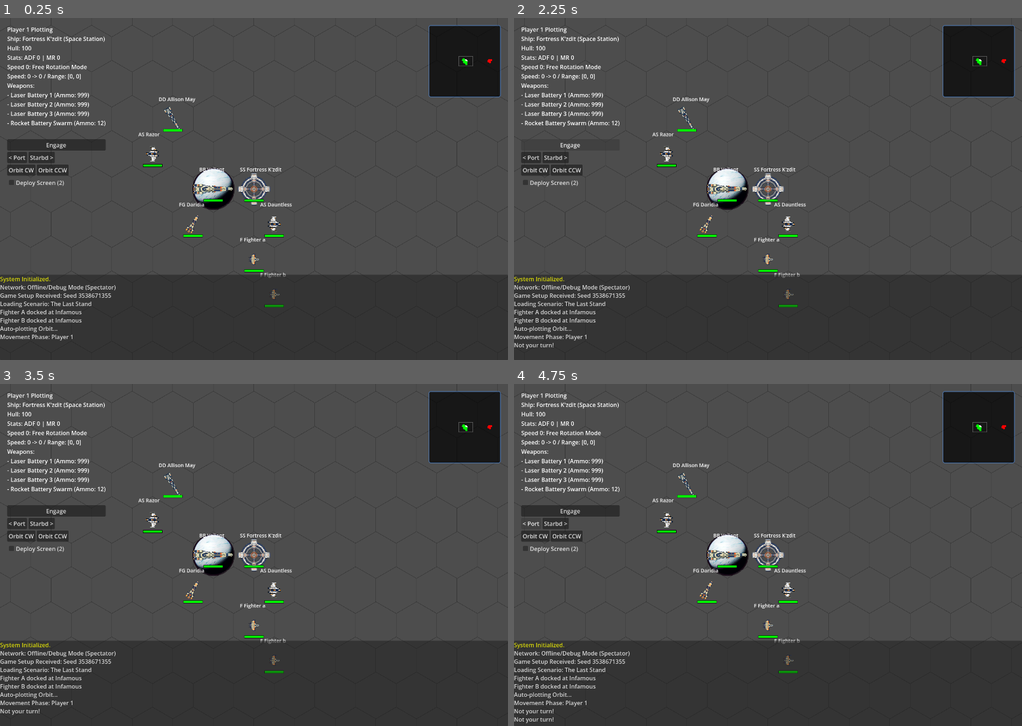
Above: before the commit, frames 1-4 (two rows, left to right).
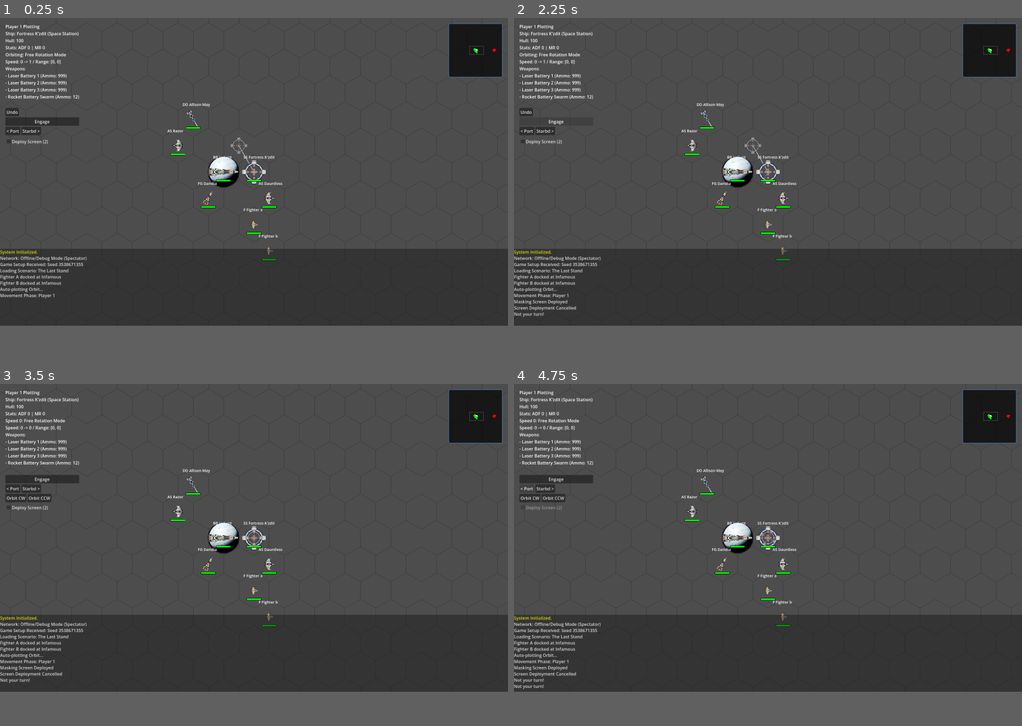
Above: after the commit, the same moments.

Repository: jjeffers/sf-kh-simulator
Game: Godot game, scene res://Scenes/Main.tscn
Same seed, same stepped clock (60 frames per second), same inputs: the game is played once before the commit and once after it. This scene is started directly instead of the project's main scene.
Inputs (mouse positions are in pixels of both pictures, inside the frame that each line leads up to):
- Up to frame 1 (0.25 s): no input
- Up to frame 2 (2.25 s): click "Deploy Screen (2)" at 0.5 s; click "Deploy Screen (2)" (after the commit: "Deploy Screen (1)") at 1.25 s; click "Engage" at 2 s
- Up to frame 3 (3.5 s): click (10, 490) at 2.75 s, where only the run after the commit has a clickable "Undo"
- Up to frame 4 (4.75 s): click "Engage" at 3.5 s; click "< Port" at 4.25 s
The window is 800x539 before the commit and 800x485 after it. Grey fills any space a smaller window leaves; there, only what the larger window draws over its background counts as a difference.

The runs differ from the first frame. In frame 1, 15% of the frame differs, in the area x 0-100%, y 1-95%; in frame 2, 15%; in frame 3, 16%, in the area x 0-100%, y 1-97%; in frame 4, 16%.

Commit message:
Fix docked ship movement, station orbit init, and remove duplicate func

Diff:
--- a/Scripts/Combat.gd
+++ b/Scripts/Combat.gd
@@ -85,12 +85,21 @@
 
 	return max(0, chance)
 
-# Returns true if hit
-static func roll_for_hit(dist: int, weapon: Dictionary = {}, target: Ship = null, is_head_on: bool = false, icm_count: int = 0, source: Ship = null) -> bool:
+# Returns result dict: {success: bool, chance: int, roll: int}
+static func get_hit_roll_details(dist: int, weapon: Dictionary = {}, target: Ship = null, is_head_on: bool = false, icm_count: int = 0, source: Ship = null) -> Dictionary:
 	var chance = calculate_hit_chance(dist, weapon, target, is_head_on, icm_count, source)
 	var roll = randi() % 100 + 1 # 1-100
 	print("Combat Roll: Distance %d, Chance %d%%, Rolled %d" % [dist, chance, roll])
-	return roll <= chance
+	return {
+		"success": roll <= chance,
+		"chance": chance,
+		"roll": roll
+	}
+
+# Returns true if hit (Legacy wrapper)
+static func roll_for_hit(dist: int, weapon: Dictionary = {}, target: Ship = null, is_head_on: bool = false, icm_count: int = 0, source: Ship = null) -> bool:
+	var res = get_hit_roll_details(dist, weapon, target, is_head_on, icm_count, source)
+	return res["success"]
 
 # Returns damage amount from string "2d10+4" or simple int
 static func roll_damage(damage_str: Variant = "1d10") -> int:
--- a/Scripts/GameManager.gd
+++ b/Scripts/GameManager.gd
@@ -4,6 +4,7 @@
 @export var map_radius: int = 25
 
 var ships: Array[Ship] = []
+const LOG_FILE = "user://game_log.txt"
 var current_player_id: int = 1 # The "Active" moving player
 var firing_player_id: int = 0 # The player currently firing in Combat Phase
 var my_local_player_id: int = 0 # 0 = All/Debug, otherwise specific ID
@@ -71,6 +72,7 @@
 
 
 func _ready():
+	_init_log_file()
 	_setup_ui()
 	queue_redraw()
 	_spawn_planets()
@@ -279,37 +281,28 @@
 	add_child(audio_node)
 
 	audio_laser = AudioStreamPlayer.new()
-	if FileAccess.file_exists("res://Assets/Audio/laser.wav"):
-		audio_laser.stream = load("res://Assets/Audio/laser.wav")
-	elif FileAccess.file_exists("res://Assets/Audio/laser.mp3"):
-		audio_laser.stream = load("res://Assets/Audio/laser.mp3")
+	audio_laser.stream = load("res://Assets/Audio/laser.mp3")
 	add_child(audio_laser)
 
 	audio_hit = AudioStreamPlayer.new()
-	if FileAccess.file_exists("res://Assets/Audio/hit.wav"):
-		audio_hit.stream = load("res://Assets/Audio/hit.wav")
-	elif FileAccess.file_exists("res://Assets/Audio/hit.mp3"):
-		audio_hit.stream = load("res://Assets/Audio/hit.mp3")
+	audio_hit.stream = load("res://Assets/Audio/hit.mp3")
 	add_child(audio_hit)
 
 	audio_beep = AudioStreamPlayer.new()
-	if FileAccess.file_exists("res://Assets/Audio/short-low-beep.mp3"):
-		audio_beep.stream = load("res://Assets/Audio/short-low-beep.mp3")
+	audio_beep.stream = load("res://Assets/Audio/short-low-beep.mp3")
 	add_child(audio_beep)
 
 	audio_action_complete = AudioStreamPlayer.new()
-	if FileAccess.file_exists("res://Assets/Audio/short-next-selection.mp3"):
-		audio_action_complete.stream = load("res://Assets/Audio/short-next-selection.mp3")
+	audio_action_complete.stream = load("res://Assets/Audio/short-next-selection.mp3")
 	add_child(audio_action_complete)
 
 	audio_phase_change = AudioStreamPlayer.new()
-	if FileAccess.file_exists("res://Assets/Audio/short-sound.mp3"):
-		audio_phase_change.stream = load("res://Assets/Audio/short-sound.mp3")
+	# 'short-sound.mp3' was missing, using 'short-computer.mp3'
+	audio_phase_change.stream = load("res://Assets/Audio/short-computer.mp3")
 	add_child(audio_phase_change)
 
 	audio_ship_select = AudioStreamPlayer.new()
-	if FileAccess.file_exists("res://Assets/Audio/short-departure.mp3"):
-		audio_ship_select.stream = load("res://Assets/Audio/short-departure.mp3")
+	audio_ship_select.stream = load("res://Assets/Audio/short-departure.mp3")
 	add_child(audio_ship_select)
 
 	# MiniMap
@@ -348,6 +341,20 @@
 func log_message(msg: String):
 	combat_log.append_text(msg + "\n")
 	print(msg)
+	_log_to_file(msg)
+
+func _init_log_file():
+	var f = FileAccess.open(LOG_FILE, FileAccess.WRITE)
+	if f:
+		f.store_line("=== Game Session Started: %s ===" % Time.get_datetime_string_from_system())
+		f.close()
+
+func _log_to_file(msg: String):
+	var f = FileAccess.open(LOG_FILE, FileAccess.READ_WRITE)
+	if f:
+		f.seek_end()
+		f.store_line("[%s] %s" % [Time.get_time_string_from_system(), msg])
+		f.close()
 
 func _handle_combat_click(hex: Vector3i):
 	if combat_action_taken: return
@@ -474,6 +481,9 @@
 		# Check each weapon
 		for w in s.weapons:
 			if w.get("fired", false): continue
+
+			# Check availability (e.g. Phase/Debuff)
+			if not _is_weapon_available_in_phase(w, s): continue
 
 			# Check for ANY target in range/arc
 			var valid_targets = _get_valid_targets_for_weapon(s, w)
@@ -508,6 +518,18 @@
 				var valid_hexes = _get_ff_arc_hexes(shooter, weapon["range"])
 				if t.grid_position in valid_hexes:
 					in_arc = true
+
+		# Planet Masking Check
+		var line = HexGrid.get_line_coords(shooter.grid_position, t.grid_position)
+		var is_masked = false
+		for hex in line:
+			if hex in planet_hexes:
+				is_masked = true
+				break
+
+		if is_masked:
+			# print("[DEBUG] Masked by Planet: %s -> %s" % [shooter.name, t.name])
+			continue
 
 		if in_arc:
 			valid.append(t)
@@ -667,7 +689,7 @@
 
 func _on_combat_commit():
 	# Authority Check
-	if my_local_player_id != 0 and firing_player_id != my_local_player_id:
+	if my_local_player_id > 0 and firing_player_id != my_local_player_id:
 		log_message("Not your turn to fire!")
 		return
 
@@ -835,7 +857,11 @@
 
 
 	# Determine if hit (Pass ICM count)
-	var hit = Combat.roll_for_hit(d, weapon, target, is_head_on, icm_used, source)
+	var result = Combat.get_hit_roll_details(d, weapon, target, is_head_on, icm_used, source)
+	var hit = result["success"]
+
+	var hit_str = "HIT" if hit else "MISS"
+	log_message("Rolled %d vs %d%% -> %s" % [result["roll"], result["chance"], hit_str])
 
 	# Spawn Attack FX (Launch concurrently with ICMs)
 	var travel_time = _spawn_attack_fx(start_pos, target_pos, weapon.get("type", "Laser"))
@@ -878,7 +904,7 @@
 	if total_wait < 2.0: total_wait = 2.0
 
 	await get_tree().create_timer(total_wait).timeout
-	_process_next_attack()
+	call_deferred("_process_next_attack")
 
 func _on_resolution_complete():
 	log_message("Resolution Phase Complete.")
@@ -917,6 +943,23 @@
 	tween.chain().tween_callback(lbl.queue_free)
 
 
+# Helper to clear plotting state when switching ships
+func _reset_plotting_state():
+	current_path = []
+	if selected_ship:
+		turns_remaining = selected_ship.mr
+		start_speed = selected_ship.speed
+		start_ms_active = selected_ship.is_ms_active
+	else:
+		turns_remaining = 0
+		start_speed = 0
+		start_ms_active = false
+
+	can_turn_this_step = false
+	current_orbit_direction = 0
+	state_is_orbiting = false
+	combat_action_taken = false
+
 func _cycle_selection():
 	if current_phase == Phase.MOVEMENT:
 		# Filter: Active Player, !has_moved
@@ -928,12 +971,7 @@
 		selected_ship = available[next_idx]
 
 		# Reset plotting
-		current_path = []
-		turns_remaining = selected_ship.mr
-		turns_remaining = selected_ship.mr
-		can_turn_this_step = false
-		start_speed = selected_ship.speed
-		start_ms_active = selected_ship.is_ms_active
+		_reset_plotting_state()
 
 		if audio_ship_select and audio_ship_select.stream: audio_ship_select.play()
 		_spawn_ghost()
@@ -1038,9 +1076,13 @@
 	combat_action_taken = false # Reset lock
 
 	# Find un-moved ships for ACTIVE player
-	var available = ships.filter(func(s): return s.player_id == current_player_id and not s.has_moved)
+	# Allow docked ships to be selected (so they can undock)
+	var available = ships.filter(func(s): return s.player_id == current_player_id and not s.is_exploding and not s.has_moved)
+
+	print("[DEBUG] start_movement_phase: Player %d. Available Ships: %d" % [current_player_id, available.size()])
 
 	if available.size() == 0:
+		print("[DEBUG] No ships to move. Starting Passive Combat.")
 		start_combat_passive()
 		return
 
@@ -1051,13 +1093,7 @@
 		audio_ship_select.play()
 
 	_spawn_ghost()
-	current_path = []
-	start_speed = selected_ship.speed
-	turns_remaining = selected_ship.mr
-	can_turn_this_step = false
-	state_is_orbiting = false
-	current_orbit_direction = 0
-	start_ms_active = selected_ship.is_ms_active
+	_reset_plotting_state()
 
 	# Check for Persistent Orbit
 	if selected_ship.orbit_direction != 0:
@@ -1065,6 +1101,9 @@
 		# This effectively pre-plans the move.
 		# User can then just hit Engage.
 		log_message("Auto-plotting Orbit...")
+		print("[DEBUG] Orbit plotted for %s" % selected_ship.name)
+	else:
+		print("[DEBUG] Standard move start for %s" % selected_ship.name)
 
 	_update_camera()
 
@@ -1081,6 +1120,8 @@
 	current_phase = Phase.COMBAT
 	combat_subphase = 1 # Passive First
 	firing_player_id = 3 - current_player_id # The Non-Active Player
+
+	print("[DEBUG] start_combat_passive: P%d firing (Passive)" % firing_player_id)
 
 	if audio_phase_change and audio_phase_change.stream:
 		audio_phase_change.play()
@@ -1488,7 +1529,7 @@
 
 func _on_turn(direction: int):
 	# Authority Check
-	if my_local_player_id != 0 and current_player_id != my_local_player_id:
+	if my_local_player_id > 0 and current_player_id != my_local_player_id:
 		return
 
 	# direction: -1 (left), 1 (right)
@@ -1511,7 +1552,7 @@
 
 func _on_orbit(direction: int):
 	# Authority Check
-	if my_local_player_id != 0 and current_player_id != my_local_player_id:
+	if my_local_player_id > 0 and current_player_id != my_local_player_id:
 		return
 
 	# direction: 1 (CW), -1 (CCW)
@@ -1526,13 +1567,17 @@
 			found = true
 			break
 
-	if not found: return
+	if not found:
+		print("[DEBUG] _on_orbit: No planet found adjacent to %s at %s" % [selected_ship.name, selected_ship.grid_position])
+		return
 
 	# Calculate move
 	var neighbors = HexGrid.get_neighbors(planet_hex)
 	var my_idx = neighbors.find(selected_ship.grid_position)
 
-	if my_idx == -1: return # Should not happen if distance is 1
+	if my_idx == -1:
+		print("[DEBUG] _on_orbit: Ship position not in neighbors list (Geometry Error)")
+		return # Should not happen if distance is 1
 
 	# HexGrid.directions are ordered East, SE, SW, W, NW, NE (Clockwise!)
 	# So if we find our index, +1 is CW, -1 is CCW.
@@ -1559,7 +1604,7 @@
 
 func _on_ms_toggled(pressed: bool):
 	# Authority Check
-	if my_local_player_id != 0 and current_player_id != my_local_player_id:
+	if my_local_player_id > 0 and current_player_id != my_local_player_id:
 		return
 
 	if not selected_ship: return
@@ -1770,19 +1815,32 @@
 		# It draws 3 green hexes forward.
 		# This implies "If I don't change speed, I go here".
 
-		var green_count = max(0, start_speed - steps_taken)
-		var max_dist = start_speed + selected_ship.adf
-		var yellow_count = max(0, max_dist - steps_taken - green_count)
+		# 3-State Highlighting:
+		# Orange: Mandatory (0 to Speed - ADF)
+		# Green: Coasting (Speed - ADF to Speed)
+		# Yellow: Acceleration (Speed to Speed + ADF)
+
+		var min_speed = max(0, start_speed - selected_ship.adf)
+		var max_speed = start_speed + selected_ship.adf
+
+		var orange_count = max(0, min_speed - steps_taken)
+		var green_count = max(0, start_speed - steps_taken - orange_count)
+		var yellow_count = max(0, max_speed - steps_taken - orange_count - green_count)
 
 		var forward_vec = HexGrid.get_direction_vec(ghost_ship.facing)
 		var current_check_hex = ghost_ship.grid_position
 
-		# Draw Green Hexes (Mandatory Momentum)
+		# Draw Orange (Mandatory)
+		for i in range(orange_count):
+			current_check_hex += forward_vec
+			_draw_hex_outline(current_check_hex, Color(1, 0.4, 0, 0.8), 4.0)
+
+		# Draw Green (Coasting)
 		for i in range(green_count):
 			current_check_hex += forward_vec
 			_draw_hex_outline(current_check_hex, Color(0, 1, 0, 0.6), 4.0)
 
-		# Draw Yellow Hexes (Potential Acceleration)
+		# Draw Yellow (Acceleration)
 		for i in range(yellow_count):
 			current_check_hex += forward_vec
 			_draw_hex_outline(current_check_hex, Color(1, 1, 0, 0.6), 4.0)
@@ -2106,12 +2164,7 @@
 		if clicked_ship and clicked_ship != selected_ship:
 			selected_ship = clicked_ship
 			# Reset plot
-			start_speed = selected_ship.speed
-			current_path = []
-			current_path = []
-			turns_remaining = selected_ship.mr
-			can_turn_this_step = false
-			start_ms_active = selected_ship.is_ms_active
+			_reset_plotting_state()
 
 			if audio_ship_select and audio_ship_select.stream: audio_ship_select.play()
 			_spawn_ghost()
@@ -2491,6 +2544,8 @@
 		s.grid_position = data.get("position", data.get("pos", Vector3i.ZERO))
 		s.facing = data.get("facing", 0)
 		s.orbit_direction = data.get("orbit_direction", 0)
+		if s.orbit_direction != 0:
+			print("[DEBUG] Ship %s loaded with Orbit Dir %d" % [s.name, s.orbit_direction])
 		s.speed = data.get("start_speed", 0)
 		if s.speed > 0: s.has_moved = true
 
--- a/Scripts/NetworkManager.gd
+++ b/Scripts/NetworkManager.gd
@@ -25,15 +25,18 @@
 	if address.is_empty():
 		address = "127.0.0.1"
 
-	var peer = ENetMultiplayerPeer.new()
-	var error = peer.create_client(address, port)
+	var url = "ws://%s:%d" % [address, port]
+	print("Connecting to %s" % url)
+
+	var peer = WebSocketMultiplayerPeer.new()
+	var error = peer.create_client(url)
 	if error:
 		return error
 	multiplayer.multiplayer_peer = peer
 
 func host_game(port = PORT):
-	var peer = ENetMultiplayerPeer.new()
-	var error = peer.create_server(port, MAX_CLIENTS)
+	var peer = WebSocketMultiplayerPeer.new()
+	var error = peer.create_server(port)
 	if error:
 		return error
 	multiplayer.multiplayer_peer = peer
--- a/project.godot
+++ b/project.godot
@@ -25,8 +25,8 @@
 
 [display]
 
-window/size/viewport_width=1408
-window/size/viewport_height=950
+window/size/viewport_width=1880
+window/size/viewport_height=1140
 
 [rendering]
 
Not shown, changed: export_presets.cfg
Not shown, added: kh.sh
Not shown, added: kh.x86_64
